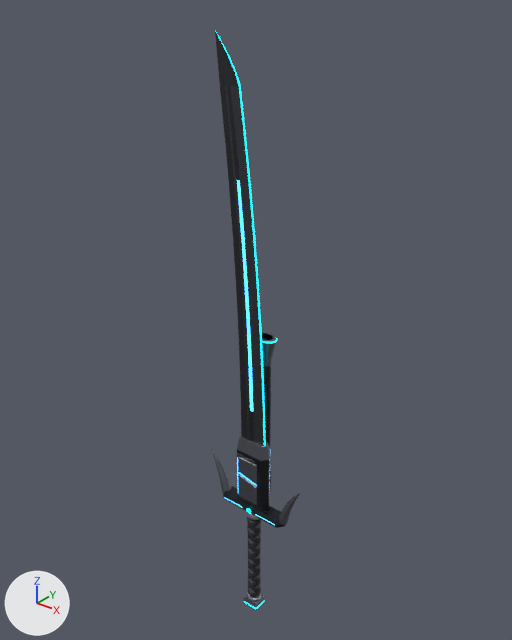
Renders of the glTF model assets/swords/470.glb from each side of a commit.
Camera for both pictures: a 50 mm lens placed at (0.874, -1.085, 1.191), pointed at (-0.036, 0.053, 0.486). Arrows for +X, +Y and +Z are at lower left; the lights stay in place. The older version comes first.

Objects in the first picture: 'glow_kat_edge', 'glow_kat_line', 'glow_kat_rim', 'kat_blade', 'kat_dark', 'kat_plate', 'kat_shin', 'kat_wrap' and 1 more.
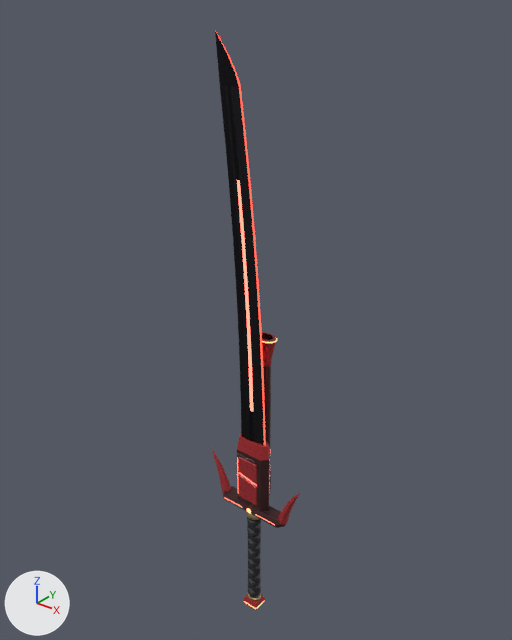
Diff of the bpy script that builds the scene:
```diff
--- a/assets/swords/470.glb.py
+++ b/assets/swords/470.glb.py
@@ mat_kat_shin_lacquer @@
+mat_kat_shin_lacquer = bpy.data.materials.new('kat_shin_lacquer')
+# uses the picture img_470_kat_shin_lacquer_col
+# uses the picture img_470_kat_shin_lacquer_rough
+# uses the picture img_470_kat_shin_nor
@@ mat_kat_plate_lacquer @@
+mat_kat_plate_lacquer = bpy.data.materials.new('kat_plate_lacquer')
+# uses the picture img_470_kat_plate_lacquer_col
+# uses the picture img_470_kat_plate_lacquer_nor
+# uses the picture img_470_kat_plate_lacquer_rough
@@ mat_kat_dark_lacquer @@
+mat_kat_dark_lacquer = bpy.data.materials.new('kat_dark_lacquer')
+# uses the picture img_470_kat_dark_lacquer_col
+# uses the picture img_470_kat_dark_lacquer_nor
+# uses the picture img_470_kat_dark_lacquer_rough
@@ mat_kat_blade_lacquer @@
+mat_kat_blade_lacquer = bpy.data.materials.new('kat_blade_lacquer')
+# uses the picture img_470_kat_blade_lacquer_col
+# uses the picture img_470_kat_blade_lacquer_rough
+# uses the picture img_470_kat_blade_nor
@@ me_body_470_001 @@
 me_body_470_001.from_pydata(...)  # 67 vertices, 86 faces; spans x -0.094..0.035, y -0.001..0.001, z 0.17..1.1
-me_body_470_001.materials.append(mat_glow_kat_edge)  # cyan #00adbc, glowing cyan #00e7ff
+me_body_470_001.materials.append(mat_glow_kat_edge_red)  # red #bc3527, glowing red #ff4b38
@@ me_body_470_004 @@
 me_body_470_004.from_pydata(...)  # 122 vertices, 172 faces; spans x -0.08..0.08, y -0.022..0.052, z -0.001..0.82
-me_body_470_004.materials.append(mat_glow_kat_line)  # blue #0081cb, glowing blue #38adff
+me_body_470_004.materials.append(mat_glow_kat_line_red)  # red #bc4538, glowing red #ff6150
@@ me_neon_470 @@
 me_neon_470.from_pydata(...)  # 148 vertices, 288 faces; spans x -0.031..0.031, y -0.024..0.061, z -0.324..0.458
-me_neon_470.materials.append(mat_glow_kat_rim)  # cyan #00b3c4, glowing cyan #00edff
+me_neon_470.materials.append(mat_glow_kat_rim_red)  # orange #bc633f, glowing orange #ff8959
@@ me_body_470_002 @@
 me_body_470_002.from_pydata(...)  # 140 vertices, 156 faces; spans x -0.066..0.03, y -0.007..0.007, z 0.17..1.0
-me_body_470_002.materials.append(mat_kat_blade)
+me_body_470_002.materials.append(mat_kat_blade_lacquer)
@@ me_body_470_005 @@
 me_body_470_005.from_pydata(...)  # 120 vertices, 173 faces; spans x -0.1..0.1, y -0.02..0.054, z -0.011..0.46
-me_body_470_005.materials.append(mat_kat_dark)
+me_body_470_005.materials.append(mat_kat_dark_lacquer)
@@ me_body_470_006 @@
 me_body_470_006.from_pydata(...)  # 180 vertices, 292 faces; spans x -0.139..0.139, y -0.021..0.059, z -0.331..0.46
-me_body_470_006.materials.append(mat_kat_plate)
+me_body_470_006.materials.append(mat_kat_plate_lacquer)
@@ me_body_470_003 @@
 me_body_470_003.from_pydata(...)  # 323 vertices, 504 faces; spans x -0.094..0.004, y -0.007..0.007, z 0.17..1.1
-me_body_470_003.materials.append(mat_kat_shin)
+me_body_470_003.materials.append(mat_kat_shin_lacquer)
```

What differs and where, as boxes [x1, y1, x2, y2] in the pictures (512 x 640 px):
'kat_blade', recoloured (darker)
    both: [225, 86, 264, 445]
'kat_shin', recoloured
    both: [215, 31, 254, 442]
'kat_plate', recoloured
    both: [211, 332, 300, 610]
'kat_dark', recoloured
    both: [223, 333, 286, 528]
'glow_kat_line', recoloured
    both: [224, 180, 275, 525]
'glow_kat_edge', recoloured
    both: [215, 30, 266, 446]
'glow_kat_rim', recoloured
    both: [244, 338, 277, 609]
